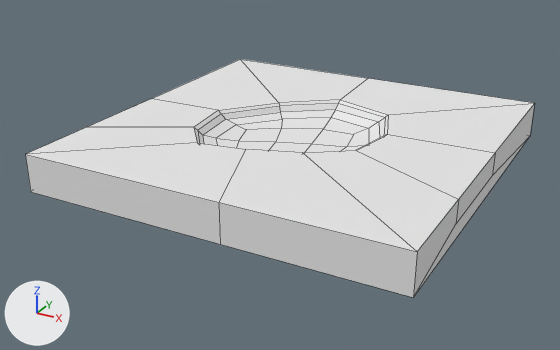
The OBJ model VRmiibo/Assets/Hub_assets/Environment_ground.obj, before and after one commit.
Both versions are drawn from a camera (50 mm lens) standing at (49.5, -91.9, 40.7) and looking at (3.4, -8.3, -1.1). Every picture has the same lights, and +X, +Y and +Z are marked at lower left. Mesh edges are drawn as thin lines. Where no turn or scale is listed for an object, it has been applied to the vertices.

Before the edit, the objects in view are built like this:
```python
mat_lambert2sg = principled_material('lambert2SG')
mat_lambert2sg.base_color = (0.8, 0.8, 0.8)  # white #e7e7e7
mat_lambert2sg.roughness = 1.0
me_environment_ground = bpy.data.meshes.new('Environment_ground')
me_environment_ground.from_pydata(...)  # 72 vertices, 70 faces; spans x -20.0..30.0, y -30.0..20.0, z 0.0..5.0
me_environment_ground.materials.append(mat_lambert2sg)  # white #e7e7e7
ob_environment_ground = bpy.data.objects.new('Environment_ground', me_environment_ground)
ob_environment_ground.location = (0.0, 0.0, 0.0)
```
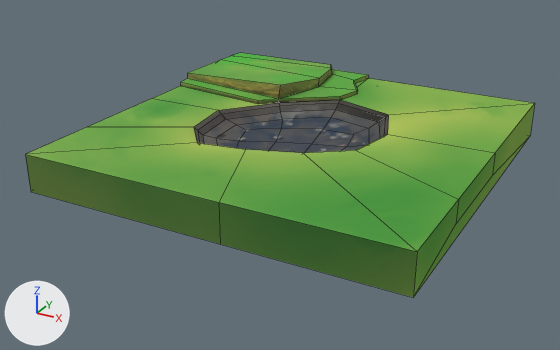
The newer file is also rescaled (x0.02), turned or shifted as a whole; pictures and numbers use the older file's frame.

Boxes (x1, y1, x2, y2) around the edits, measured in the pictures (560 x 350 px):
'Environment_ground', surface changed, reshaped (white to green): before (25, 59, 534, 297); after (25, 53, 534, 297)
part 1 of me_environment_ground, added (green): after (181, 53, 369, 104)
part 2 of me_environment_ground, surface changed (grey to green): (415, 137, 529, 295) in both

The change, as a diff of the scene's bpy script:
```diff
--- a/VRmiibo/Assets/Hub_assets/Environment_ground.obj.py
+++ b/VRmiibo/Assets/Hub_assets/Environment_ground.obj.py
@@ img_hub_hill_uv_png @@
+img_hub_hill_uv_png = load_image('Hub_hill_UV.png', 'Hub_hill_UV.png', 1024, 1024, 'sRGB')
@@ img_hub_environment_uv_png @@
+img_hub_environment_uv_png = load_image('Hub_environment_UV.png', 'Hub_environment_UV.png', 1024, 1024, 'sRGB')
@@ img_hub_environment_normal_uv_png @@
+img_hub_environment_normal_uv_png = load_image('Hub_environment_normal_UV.png', 'Hub_environment_normal_UV.png', 1024, 1024, 'sRGB')
@@ mat_lambert2sg @@
 n0 = _N.new('ShaderNodeBsdfPrincipled'); n0.name = 'Principled BSDF'
 n1 = _N.new('ShaderNodeOutputMaterial'); n1.name = 'Material Output'
+n2 = _N.new('ShaderNodeTexImage'); n2.name = 'Image Texture'
+n2.image = img_hub_environment_uv_png
+n3 = _N.new('ShaderNodeTexImage'); n3.name = 'Image Texture.001'
+n3.image = img_hub_environment_normal_uv_png
+n4 = _N.new('ShaderNodeNormalMap'); n4.name = 'Normal Map'
 _L.new(n0.outputs[0], n1.inputs[0])  # 'BSDF' to 'Surface'
+_L.new(n2.outputs[0], n0.inputs[0])  # 'Color' to 'Base Color'
+_L.new(n3.outputs[0], n4.inputs[1])  # 'Color' to 'Color'
+_L.new(n4.outputs[0], n0.inputs[5])  # 'Normal' to 'Normal'
@@ mat_lambert4sg @@
+mat_lambert4sg = principled_material('lambert4SG')
+mat_lambert4sg.texture = img_hub_hill_uv_png
+mat_lambert4sg.roughness = 1.0
@@ me_environment_ground @@
 # used by ob_environment_ground; location = (0.0, 0.0, 0.0)
-me_environment_ground.from_pydata(...)  # 72 vertices, 70 faces; spans x -20.0..30.0, y -30.0..20.0, z 0.0..5.0
+me_environment_ground.from_pydata(...)  # 101 vertices, 95 faces; spans x -20.1..30.0, y -30.0..20.0, z 0.0..7.7
+# me_environment_ground part 1
+# 23 vertices are added at x -20.1..5.7, y 0.3..20.0, z 5.0..7.7
+# 6 new vertices lie (0.0, 0.0, 0.6) away from vertices in x -2.7..5.7, y 2.3..20.0, z 5.0
+# 25 new faces join them, mat_lambert4sg (picture img_hub_hill_uv_png)
+# me_environment_ground part 2: 4 kept faces spanning x -20.0..30.0, y -30.0..20.0, z 0.0..5.0 get new texture (UV) coordinates
 me_environment_ground.materials.append(mat_lambert2sg)
+me_environment_ground.materials.append(mat_lambert4sg)  # picture img_hub_hill_uv_png
```
